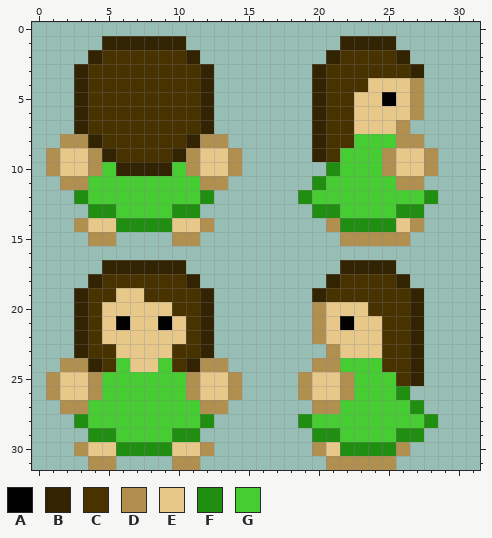
Edited in one commit: pixel-art sprite (assets/charf.png). The picture above is the old version.
The file is 32x32 pixels. Colours within 5 levels of each other are drawn and written as one.
Palette (. is transparent): A #000000  B #322402  C #473200  D #b1904f  E #e8c889  F #208e11  G #45cd32
After the commit:
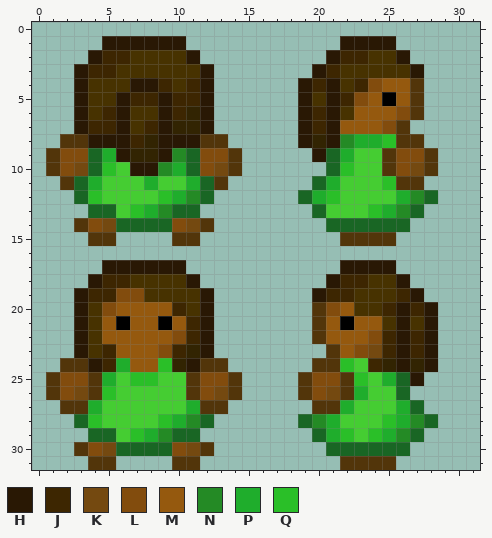
Colours new in this view: H #291804  J #3d2601  K #744910  L #824c0d  M #95590e  N #248a25  P #1fad2c  Q #2abf28
Change:
@@ palette @@
-D #b1904f
+D #52350a
-F #208e11
+F #196624
@@ x 0..31 @@
  0 ................................
- 1 .....BBBBBB...........BBBB......
- 2 ....BCCCCCCB.........BCCCCB.....
- 3 ...BCCCCCCCCB.......BCCCCCCB....
- 4 ...BCCCCCCCCB.......BCCCEEED....
- 5 ...BCCCCCCCCB.......BCCEEAED....
- 6 ...BCCCCCCCCB.......BCCEEEED....
- 7 ...BCCCCCCCCB.......BCCEEED.....
- 8 ..DDBCCCCCCBDD......BCCGGGDD....
- 9 .DEEDBCCCCBDEED.....BCGGGDEED...
-10 .DEEDGBBBBGDEED......FGGGDEED...
-11 ..DDGGGGGGGGDD......FGGGGGDD....
-12 ...FGGGGGGGGF......FGGGGGGGGF...
-13 ....FFGGGGFF........FFGGGGFF....
-14 ...DEEFFFFEED........DFFFFED....
-15 ....DD....DD..........DDDDD.....
+ 1 .....HHHHHH...........HHHH......
+ 2 ....HJJCCCCH.........HJJCCH.....
+ 3 ...HJJCCCCCCH.......HJCCCCCH....
+ 4 ...HCCCHHJCJH......HJHCJLMMD....
+ 5 ...HCCHJJHJJH......HCHJLMAMD....
+ 6 ...HCJHCCHJBH......HJHCMMMLD....
+ 7 ...HJJHCJHBBH......HJHMMMLD.....
+ 8 ..DDHHHJBHHHDD.....HBHNPPQDD....
+ 9 .DLLFPHBBHNFLLD.....HFPGGDLLD...
+10 .DLKFQGHHNPFLKD......FQGGDLKD...
+11 ..DFPGGGPGGPFD......FPGGGQDD....
+12 ...FQGGGGQPNF......FPQGGGGPNF...
+13 ....FFGQPNFF........FGGGQPNF....
+14 ...DLKFFFFLKD........FFFFFF.....
+15 ....DD....DD..........DDDD......
 16 ................................
-17 .....BBBBBB...........BBBB......
-18 ....BCCCCCCB.........BCCCCB.....
-19 ...BCCEECCCCB.......BCCCCCCB....
-20 ...BCEEEEECCB.......DEEECCCB....
-21 ...BCEAEEAECB.......DEAEECCB....
-22 ...BCEEEEEECB.......DEEEECCB....
-23 ...BCCEEEECCB........DEEECCB....
-24 ..DDBCGEEGCBDD......DDGGGCCB....
-25 .DEEDGGGGGGDEED....DEEDGGGCB....
-26 .DEEDGGGGGGDEED....DEEDGGGF.....
-27 ..DDGGGGGGGGDD......DDGGGGGF....
-28 ...FGGGGGGGGF......FGGGGGGGGF...
-29 ....FFGGGGFF........FFGGGGFF....
-30 ...DEEFFFFEED.......DEFFFFD.....
-31 ....DD....DD.........DDDDD......
+17 .....HHHHHH...........HHHH......
+18 ....HJJCCCCH.........HJJCCH.....
+19 ...HJJLLCCCCH.......HJJCCCJH....
+20 ...HCLMMMMJCH.......DLMCCJHJH...
+21 ...HCMAMMAMJH.......DMAMMCHCH...
+22 ...HCMMMMMLJH.......DMMMLJHJH...
+23 ...HCJMMMLJBH........DMLKJHJH...
+24 ..DDHJPMMQBHDD......DDQGJBHBH...
+25 .DLLDPGQQGGDLLD....DLLDQGPFH....
+26 .DLKDQGGGGGDLKD....DLKDPGGF.....
+27 ..DDPGGGGGGPDD......DDPGGGPF....
+28 ...FQGGGGQPNF......FNPGGGQPNF...
+29 ....FFGQPNFF........FPQGQPNF....
+30 ...DLKFFFFLKD........FFFFFF.....
+31 ....DD....DD..........DDDD......
Where, in picture pixels (left, top, right, bottom), the same in both pictures:
changed: (46, 36, 242, 470)
changed: (298, 36, 438, 470)
